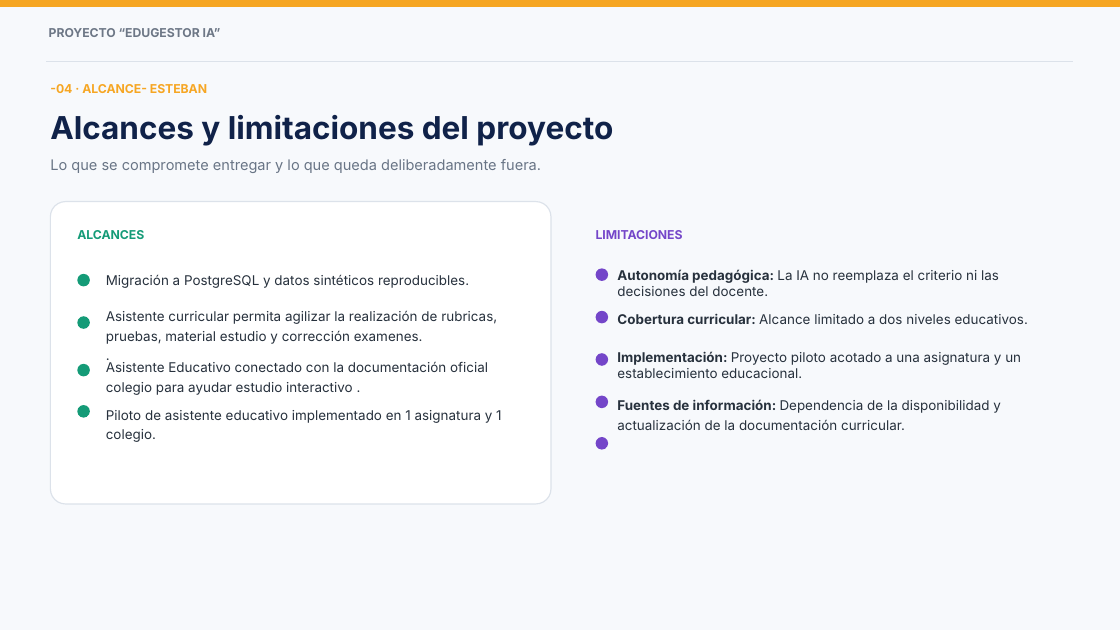
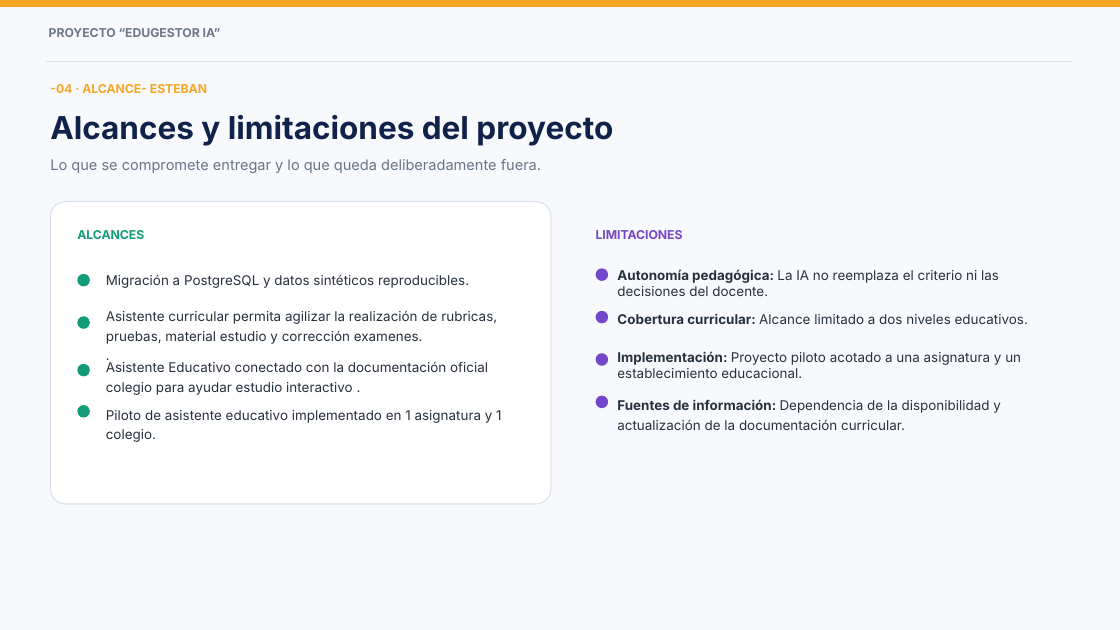
Before and after one commit to EstebanIn/Grupo5Capstone, a slide deck: slide 5 of Fase 3/Evidencias Grupales/Presentacion Proyecto_EdugestorIA.pptx. Drawn at 1120x630 pixels with LibreOffice and Linux fonts; fonts in the diff are those of the drawing; background and template pictures are left out. Boxes give left, top, right and bottom in pixels: in the first picture for what was removed or moved away, otherwise in the second. Text is boxed around its words. In the diff, an @@ line names an element or a change of style, - is before the commit and + after.

Commit message:
ppt

```diff
--- a/Fase 3/Evidencias Grupales/Presentacion Proyecto_EdugestorIA.pptx
+++ b/Fase 3/Evidencias Grupales/Presentacion Proyecto_EdugestorIA.pptx
@@ ellipse removed at <box>596,437,608,450</box> @@
```
Also in this commit, not shown: 2 other slides changed.
